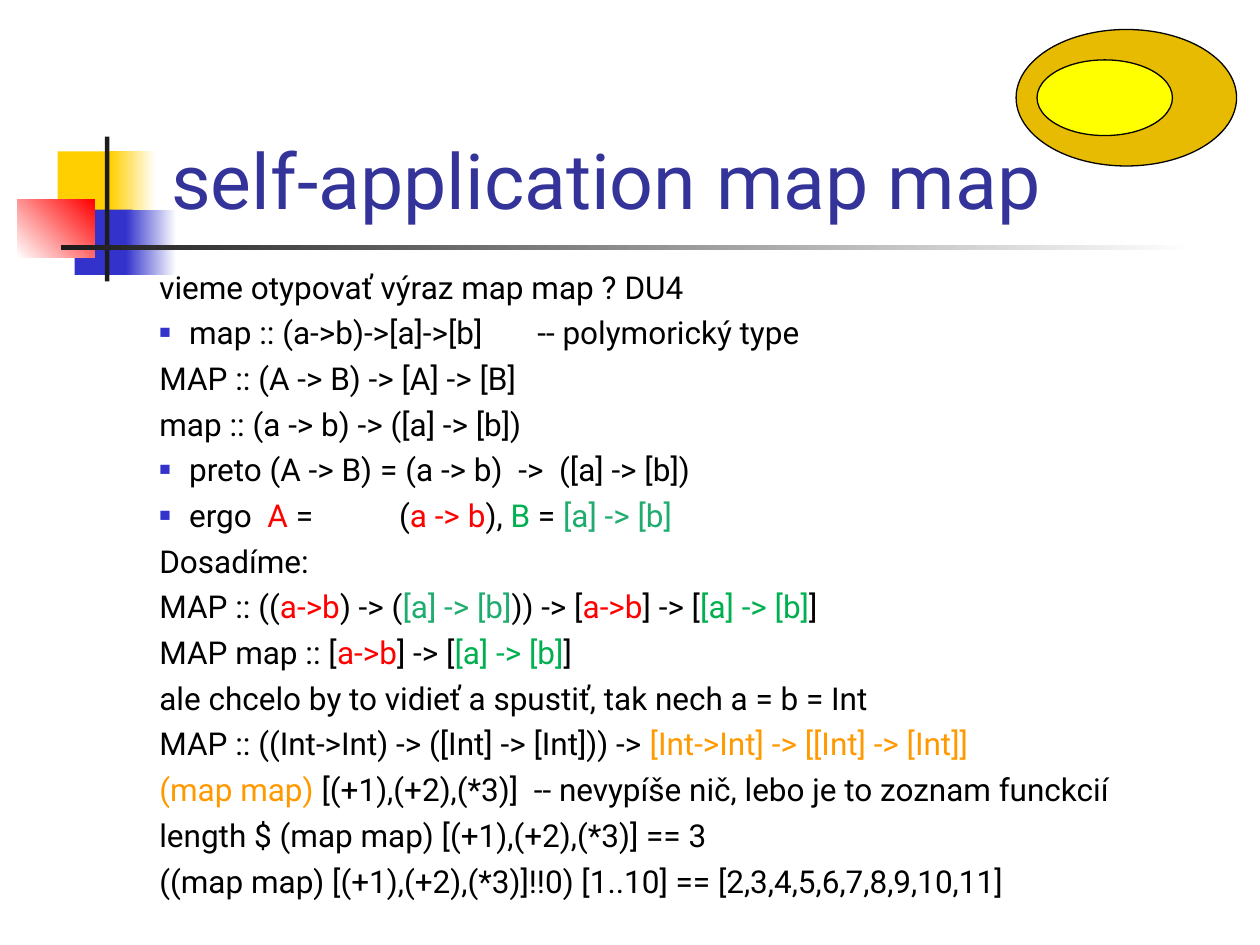
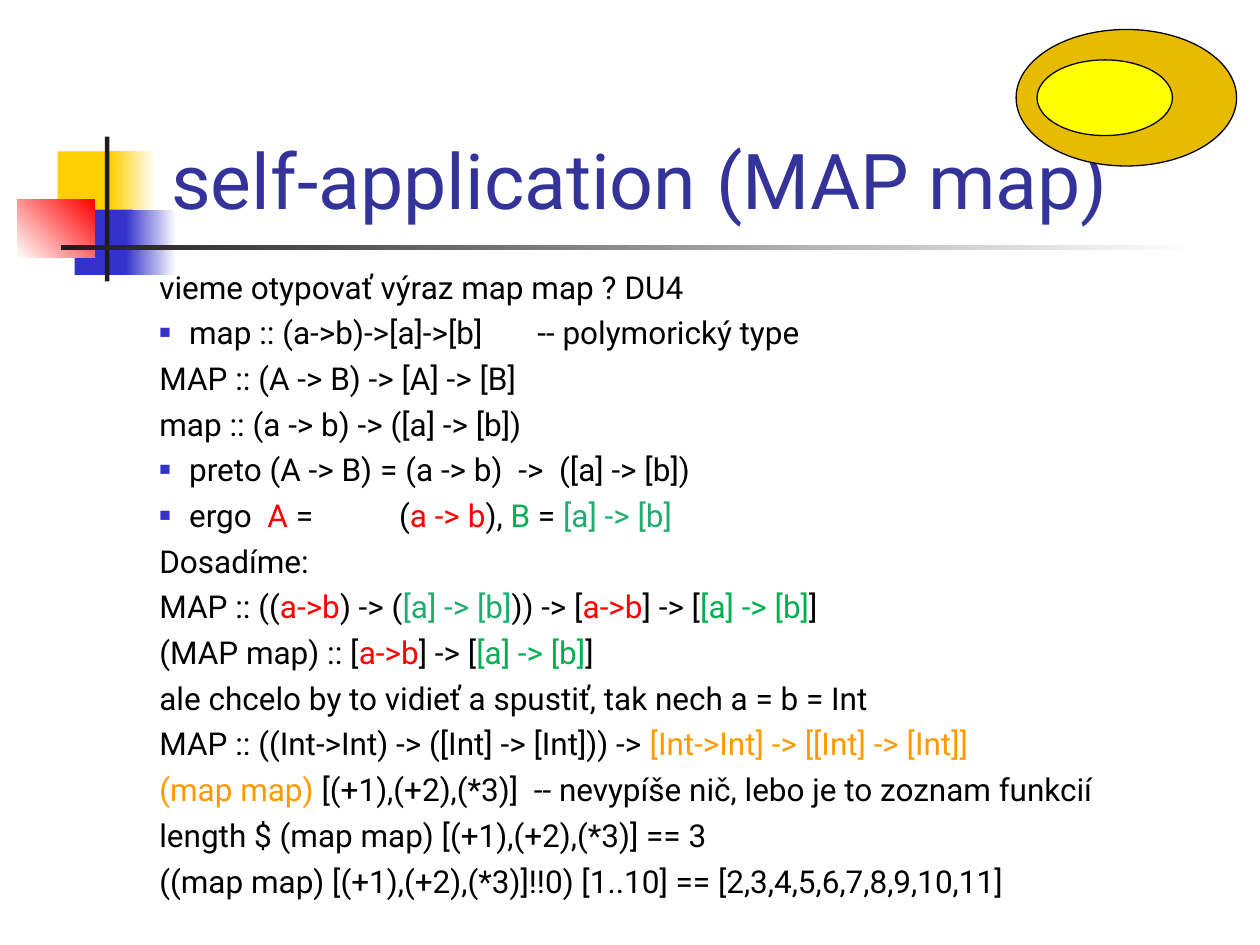
Before and after one commit to Funkcionalne/Prednasky, a slide deck: slide 9 of 08/08_fpro.ppt. Drawn at 1260x945 pixels with LibreOffice and Linux fonts; fonts in the diff are those of the drawing. Boxes give left, top, right and bottom in pixels: in the first picture for what was removed or moved away, otherwise in the second. Text is boxed around its words. In the diff, an @@ line names an element or a change of style, - is before the commit and + after.

```diff
--- a/08/08_fpro.ppt
+++ b/08/08_fpro.ppt
@@ title at (171, 139, 1107, 227): text changed @@
-self-application map map
+self-application (MAP map)
@@ text at (159, 638, 594, 671): text changed @@
-MAP map :: [a->b] -> [[a] -> [b]]
+(MAP map) :: [a->b] -> [[a] -> [b]]
@@ text at (159, 775, 1092, 808): text changed @@
-(map map) [(+1),(+2),(*3)] -- nevypíše nič, lebo je to zoznam funckcií
+(map map) [(+1),(+2),(*3)] -- nevypíše nič, lebo je to zoznam funkcií
```
Also in this commit, not shown: 10 other slides changed, 3 slides added, 1 slide removed, 1 other file.
